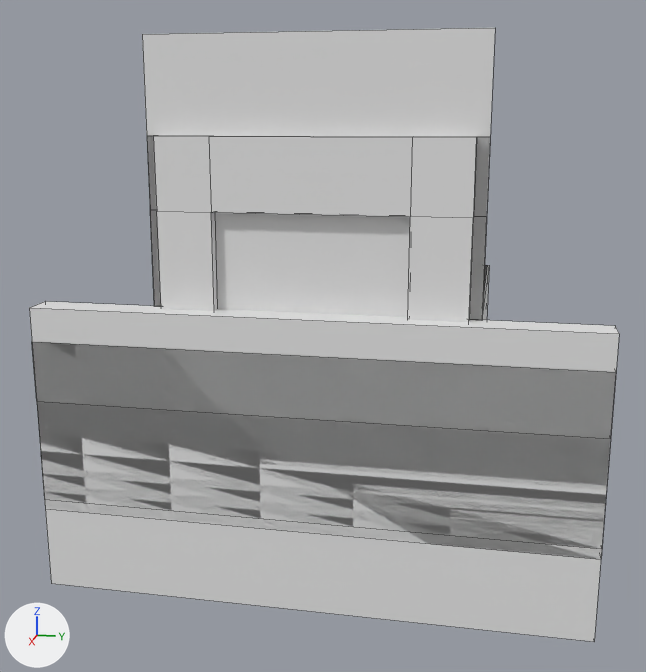
Before and after pictures for a commit that changed the FBX model Meshes/1-468/export/SM_1-468.fbx.
The view is the same before and after, from a 50 mm lens placed at (7.69, 1.63, 3.11), pointed at (-1.25, -0.15, 0.88). Arrows for +X, +Y and +Z are at lower left; the lights stay in place. The picture after the commit comes second. Mesh edges are drawn as thin lines. Where no turn or scale is listed for an object, it has been applied to the vertices.

Script lines for the objects in view, before the commit:
```python
me_plane_030 = bpy.data.meshes.new('Plane.030')
me_plane_030.from_pydata(...)  # 20 vertices, 9 faces; spans x -0.38..0.0, y -1.5..1.5, z 0.0..3.8
me_plane_030.materials.append(mat_panel_facade)  # white #e7e7e7
me_plane_035 = bpy.data.meshes.new('Plane.035')
me_plane_035.from_pydata(...)  # 32 vertices, 23 faces; spans x 0.0..0.11, y -1.5..1.5, z 1.0..3.8
me_plane_035.materials.append(mat_panel_facade)  # white #e7e7e7
me_plane_038 = bpy.data.meshes.new('Plane.038')
me_plane_038.from_pydata(...)  # 12 vertices, 9 faces; spans x 0.0..0.3, y -2.6..2.6, z -0.89..0.79
ob_door_helper = bpy.data.objects.new('door_helper', me_plane_030)
ob_door_helper.location = (0.0, 0.0, 0.0)
ob_door_helper_001 = bpy.data.objects.new('door_helper.001', me_plane_035)
ob_door_helper_001.location = (0.0, 0.0, -0.86)
ob_panel_top_side = bpy.data.objects.new('panel-top-side', me_plane_038)
ob_panel_top_side.location = (0.0, 0.0, 0.29)
# also in view: 'panel-basement-side' at (0.15, 0.0, 0.0); 'panel-side' at (0.15, 0.0, 0.0)
```
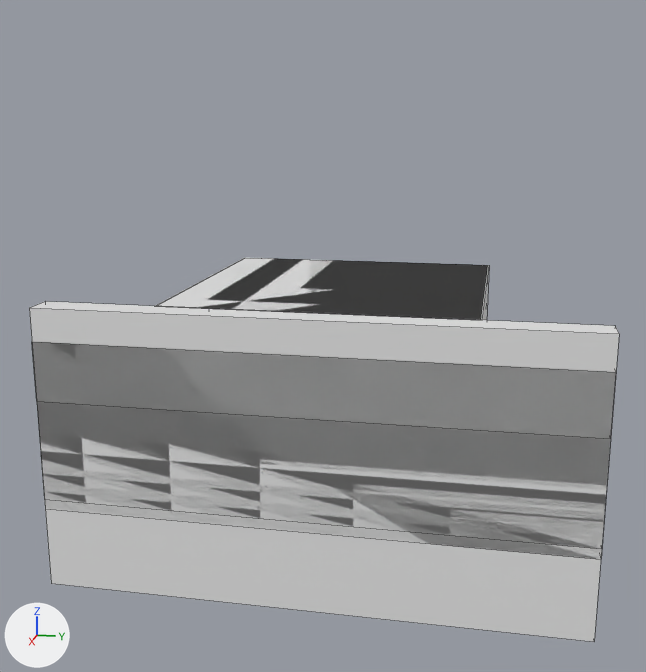
What differs and where, as boxes (x1, y1, x2, y2) in the pictures (646 x 672 px):
```json
{"object": "door_helper.001", "change": "deleted", "before": [147, 136, 490, 322]}
{"object": "door_helper", "change": "deleted", "before": [142, 28, 495, 320]}
{"object": "panel-stairwell", "change": "unchanged, uncovered by the edit", "after": [157, 258, 484, 316]}
{"object": "panel-balcony", "change": "unchanged, uncovered by the edit", "before": [483, 265, 488, 298], "after": [179, 260, 488, 320]}
```

Scene script edits in JSON lines:
```json
{"op": "remove", "block": "ob_door_helper_001", "code": ["ob_door_helper_001 = bpy.data.objects.new('door_helper.001', me_plane_035)", "ob_door_helper_001.location = (0.0, 0.0, -0.86)"]}
{"op": "remove", "block": "ob_door_helper", "code": ["ob_door_helper = bpy.data.objects.new('door_helper', me_plane_030)", "ob_door_helper.location = (0.0, 0.0, 0.0)"]}
```
